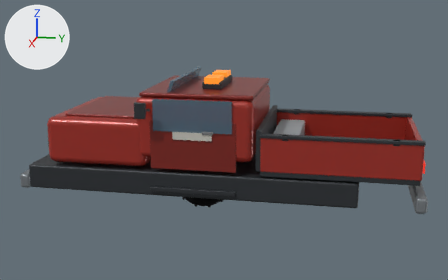
A saved change to the glTF model fieldworks-machines/models/vh_truck.glb.
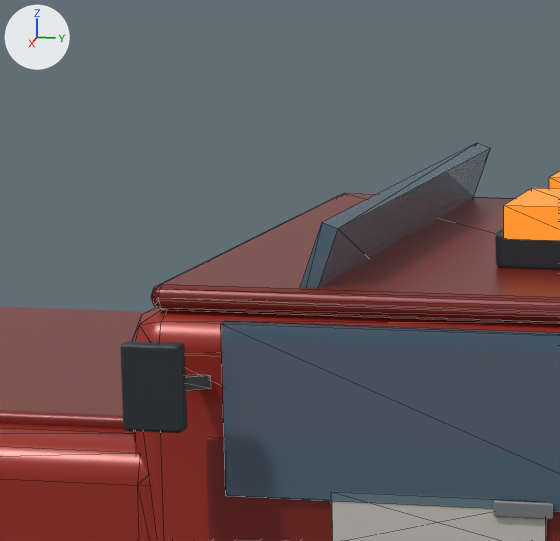
The first picture shows the older version from a 50 mm lens placed at (8.12, 1.91, 2.56), pointed at (0.0, 0.28, 0.53). The close-ups show the older and then the newer version on the part from 25% to 48% of the width and 14% to 50% of the height of that picture. Only the edits that show in the close-ups are written down. Every picture has the same lights, and +X, +Y and +Z are marked at upper left. The close-ups show mesh edges as thin lines. Where no turn or scale is listed for an object, it has been applied to the vertices. Vertices at exactly the same position are counted once.

In view in the first close-up: 'block.002', 'block.003', 'block.004', 'block.005', 'block.006', 'block.012', 'block.013', 'block.014', 'block.015', 'block.054', 'block.056', 'block.057' and 2 more.
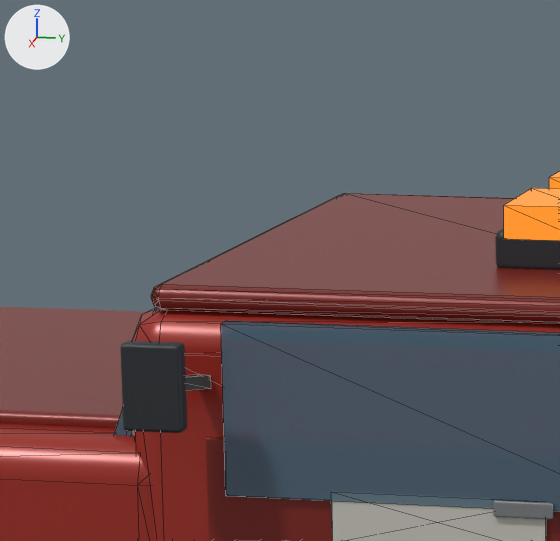
Where the newer file only moved an object's origin or applied its transform, the numbers keep the older frame.

What differs and where, as boxes (x1, y1, x2, y2) in the close-ups (560 x 541 px):
'block.006', moved (mostly hidden afterwards)
    before: (301, 143, 491, 288)
    after: (114, 307, 160, 436)

The change, as a list of edits to the scene's bpy script:
```text
Change me_cube_005:
    used by ob_block_006; location = (0.0, 0.0, 0.0)
    remove me_cube_005.from_pydata(...)  # 8 vertices, 12 faces; spans x -0.75..0.75, y -0.41..-0.2, z 0.96..1.44
    add me_cube_005.from_pydata(...)  # 8 vertices, 12 faces; spans x -0.75..0.75, y -0.1..0.1, z -0.24..0.24
    me_cube_005 part 1: the whole mesh is moved by (0.0, 0.31, -1.2)
Change ob_block_006:
    ob_block_006.location: (0.0, 0.0, 0.0) -> (0.0, -0.7, 1.02)
```
